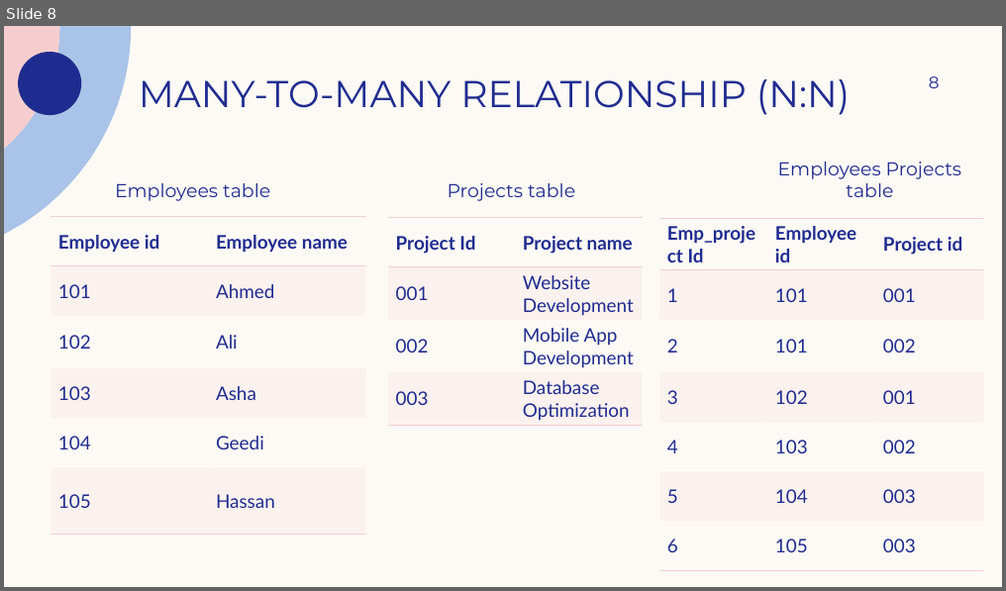
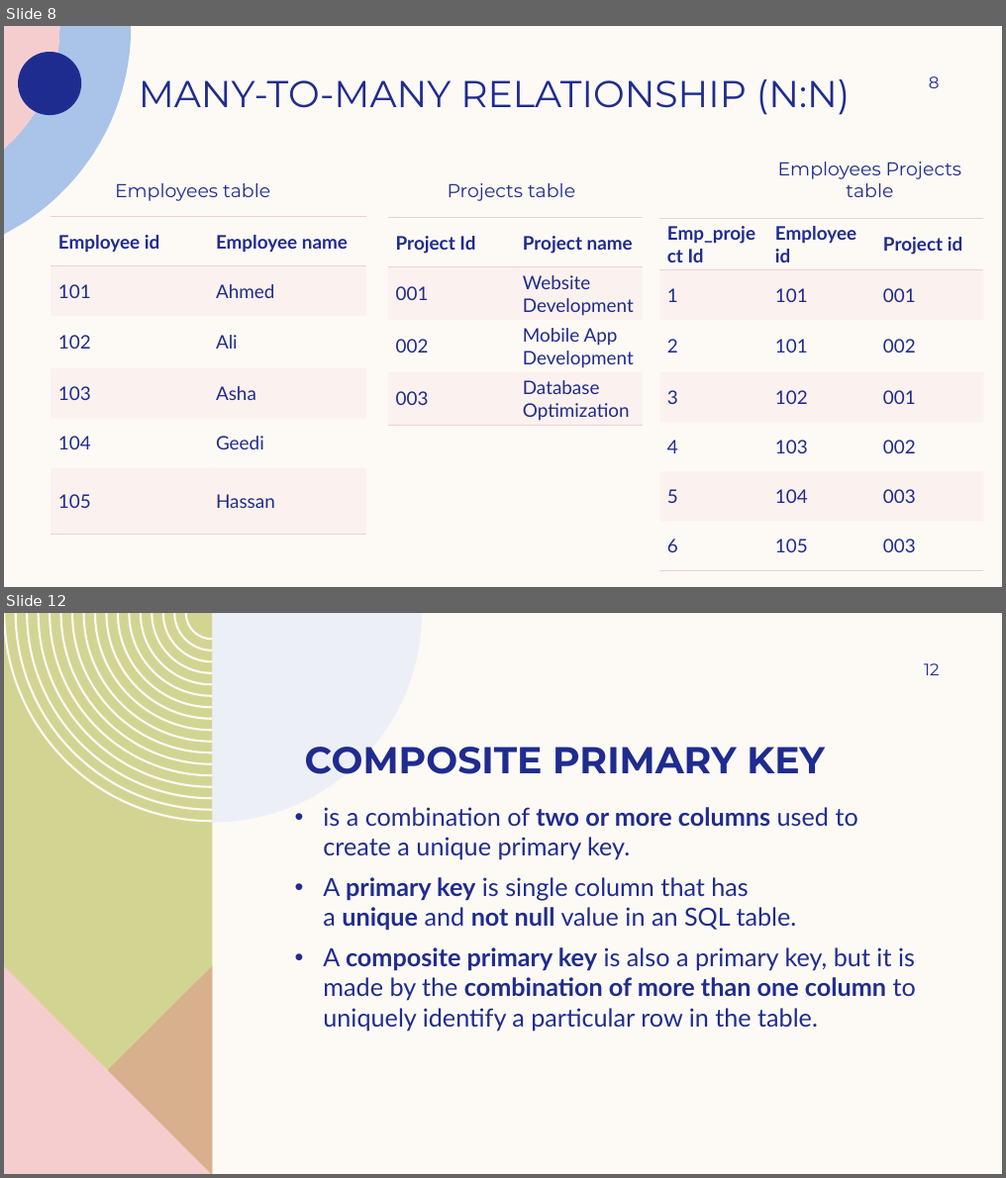
Before and after one commit to som-IT/SQL-slides, a slide deck: database relationships.pptx. Shown one above the other, each under a label of ours: slide 8 before the commit, slides 8 and 12 after it; the slides between them are not shown. The pictures are 1006x591 and 1006x1178 pixels, drawn with LibreOffice and Linux fonts; fonts in the diff are those of the drawing. Boxes give left, top, right and bottom in pixels: in the first picture for what was removed or moved away, otherwise in the second. Text is boxed around its words. In the diff, an @@ line names an element or a change of style, - is before the commit and + after.

```diff
--- a/database relationships.pptx
+++ b/database relationships.pptx
@@ slide 12 added at (4,613,1002,1174), background #FDFAF6 @@
@@ freeform shape added at (4,613,212,1174), fill #D2D592 @@
@@ freeform shape added at (4,613,212,822), fill #FDFAF6 @@
@@ freeform shape added at (212,613,422,823), fill #DDE7F6 at 50% opacity @@
@@ page number added at (924,663,940,675), 16 pt, text #1F2C8F @@
+12
@@ title added at (305,747,825,774), 36 pt, text #1F2C8F, bold @@
+COMPOSITE PRIMARY KEY
@@ text added at (323,807,916,1031), 24 pt, text #1F2C8F @@
+• is a combination of two or more columns used to create a unique primary key.
+• A primary key is single column that has a unique and not null value in an SQL table.
+• A composite primary key is also a primary key, but it is made by the combination of more than one column to uniquely identify a particular row in the table.
@@ freeform shape added at (4,966,213,1174), fill #DE8C8C at 50% opacity @@
@@ freeform shape added at (4,965,212,1174), fill #F5CDCE @@
```
Also in this commit, not shown: 3 other slides added.
